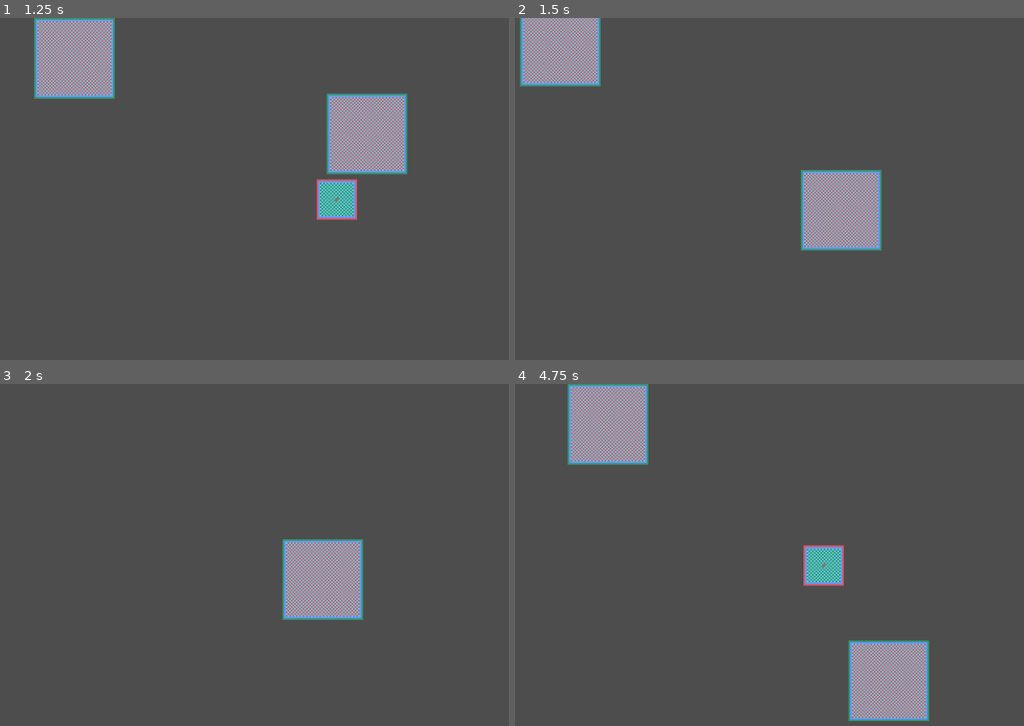
Above: before the commit, frames 1-4 (two rows, left to right).
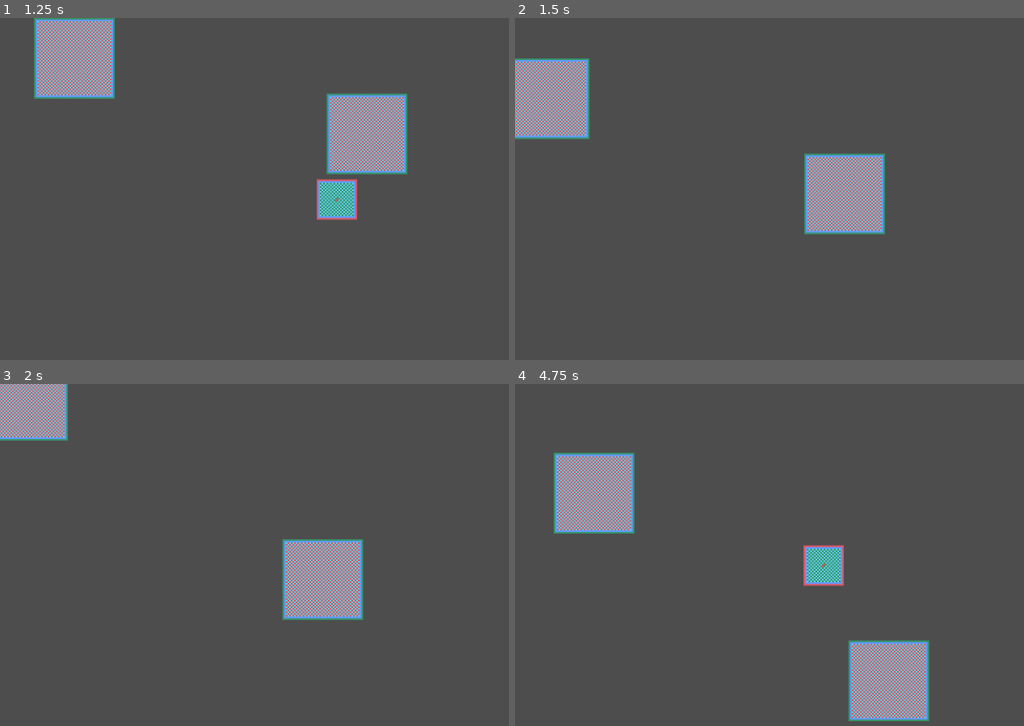
Above: after the commit, the same moments.

Repository: Laquinh/hell-duck-game
Game: Godot game, scene res://main.tscn
The game is run twice, just before and just after one commit, with the same random seed, the same clock (stepped at 60 frames per second) and the same inputs.
Inputs:
- Up to frame 1 (1.25 s): tap Enter at 0.5 s; hold Right (move_right) from 0.53 s (still down); hold Space (possess) from 0.53 s (still down)
- Up to frame 2 (1.5 s): release Right (move_right) at 1.28 s; release Space (possess) at 1.28 s; hold Down (move_down) from 1.28 s (still down); tap Space (possess) at 1.35 s
- Up to frame 3 (2 s): keep holding Down (move_down)
- Up to frame 4 (4.75 s): release Down (move_down) at 2.03 s; hold Right (move_right) 2.03-2.78 s; hold Space (possess) 2.03-2.78 s; hold Up (move_up) 2.78-3.53 s; tap Space (possess) at 2.85, 4.35 s; hold Space (possess) 3.53-4.28 s; hold Left (move_left) from 3.53 s (still down)

Frame 1 is identical in both runs. In frame 2, 8.7% of the frame differs, in the area x 0-73%, y 0-69%; in frame 3, 2.2%; in frame 4, 7.0%.

Commit message:
Teleport ghost to furniture when possessing it

Diff:
--- a/player/player.gd
+++ b/player/player.gd
@@ -48,8 +48,7 @@
 						if new_distance < potential_distance:
 							potential_furniture = area
 							potential_distance = new_distance
-					possessed_furniture = area
-					visible = false
 			if potential_furniture:
 				possessed_furniture = potential_furniture
+				position = possessed_furniture.position
 				visible = false
